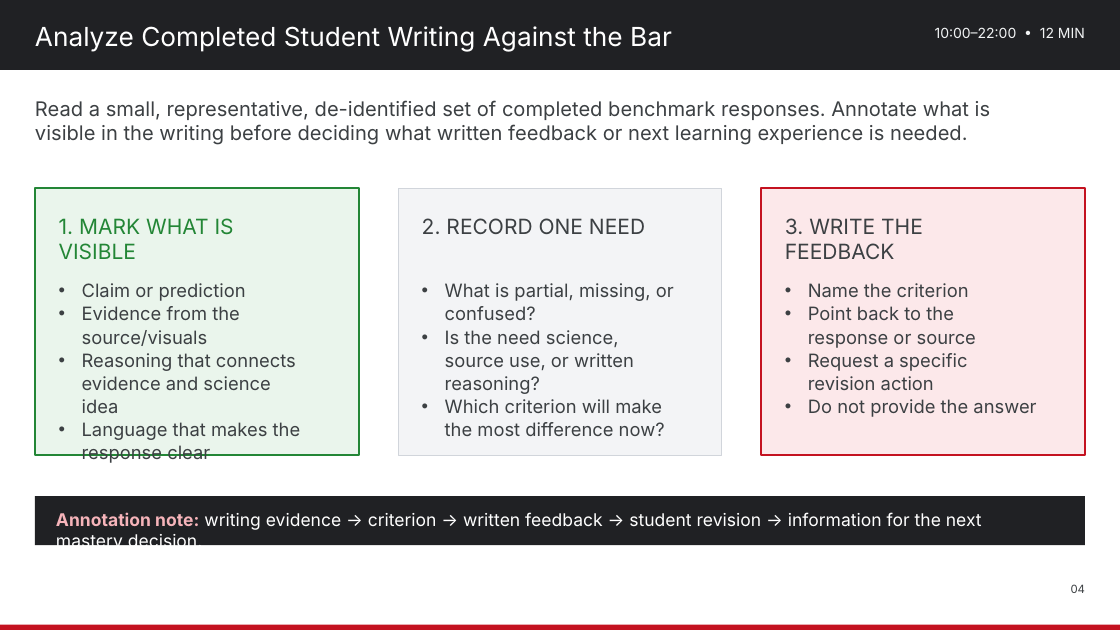
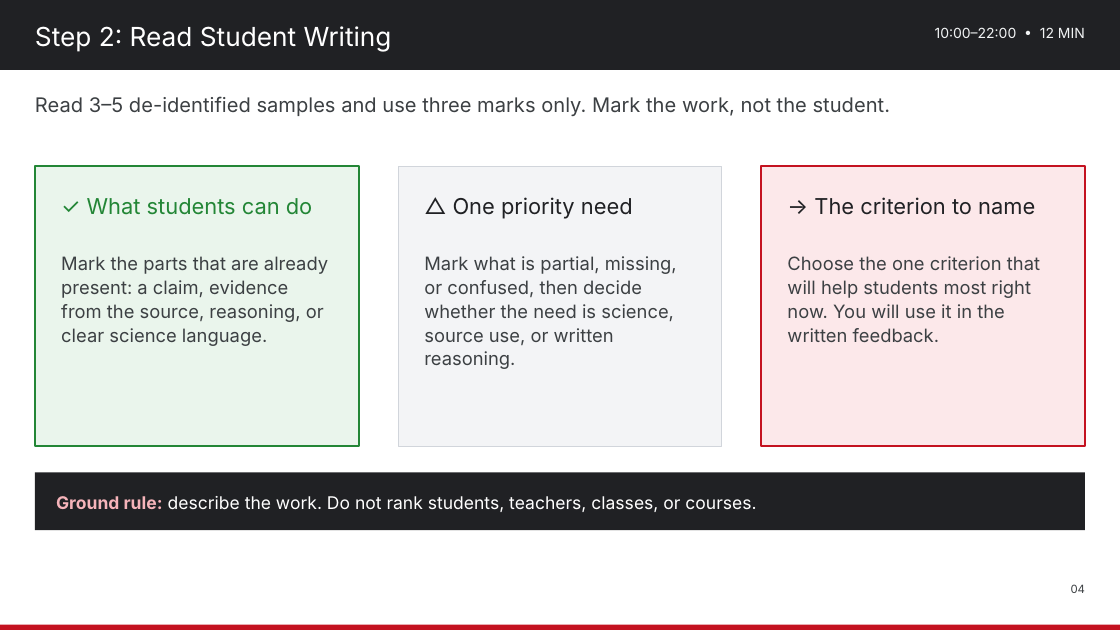
Before and after one commit to nbhs-science/nbhs-science, a slide deck: slide 4 of assets/plc/2026-10-30_Lesson_Internalization_Use_Student_Work_to_Adjust_Next_Learning_Experience.pptx. Drawn at 1120x630 pixels with LibreOffice and Linux fonts; fonts in the diff are those of the drawing. Boxes give left, top, right and bottom in pixels: in the first picture for what was removed or moved away, otherwise in the second. Text is boxed around its words. In the diff, an @@ line names an element or a change of style, - is before the commit and + after.

Commit message:
Simplify October 30 student-work PLC materials
Replace the Friday agenda and editable deck with a clear four-step routine: set the bar, read student writing, write feedback, and plan the next step.

```diff
--- a/assets/plc/2026-10-30_Lesson_Internalization_Use_Student_Work_to_Adjust_Next_Learning_Experience.pptx
+++ b/assets/plc/2026-10-30_Lesson_Internalization_Use_Student_Work_to_Adjust_Next_Learning_Experience.pptx
@@ text at (35,26,392,52): text changed @@
-Analyze Completed Student Writing Against the Bar
+Step 2: Read Student Writing
@@ text at (35,96,890,116): text changed @@
-Read a small, representative, de-identified set of completed benchmark responses. Annotate what is visible in the writing before deciding what written feedback or next learning experience is needed.
+Read 3–5 de-identified samples and use three marks only. Mark the work, not the student.
@@ rectangle: place and size @@
-rectangle at (35,188,359,455)
+rectangle at (35,166,359,446)
@@ rectangle: place and size @@
-rectangle at (398,188,722,455)
+rectangle at (398,166,722,446)
@@ rectangle: place and size @@
-rectangle at (761,188,1085,455)
+rectangle at (761,166,1085,446)
@@ text at (87,198,312,215): text changed; size 24 to 25 pt @@
-1. MARK WHAT IS VISIBLE
+✓ What students can do
@@ text at (453,197,633,219): text changed; size 24 to 25 pt; text colour #3C4043 to #202124 @@
-2. RECORD ONE NEED
+△ One priority need
@@ text at (814,197,1035,215): text changed; size 24 to 25 pt; text colour #3C4043 to #202124 @@
-3. WRITE THE FEEDBACK
+→ The criterion to name
@@ text at (61,256,328,346): text changed @@
-• Claim or prediction
-• Evidence from the source/visuals
-• Reasoning that connects evidence and science idea
-• Language that makes the response clear
+Mark the parts that are already present: a claim, evidence from the source, reasoning, or clear science language.
@@ text at (424,256,677,369): text changed @@
-• What is partial, missing, or confused?
-• Is the need science, source use, or written reasoning?
-• Which criterion will make the most difference now?
+Mark what is partial, missing, or confused, then decide whether the need is science, source use, or written reasoning.
@@ text at (787,256,1040,342): text changed @@
-• Name the criterion
-• Point back to the response or source
-• Request a specific revision action
-• Do not provide the answer
+Choose the one criterion that will help students most right now. You will use it in the written feedback.
@@ rectangle: place and size @@
-rectangle at (35,496,1085,546)
+rectangle at (35,472,1085,530)
@@ text at (56,496,756,512): text changed @@
-Annotation note: writing evidence → criterion → written feedback → student revision → information for the next mastery decision.
+Ground rule: describe the work. Do not rank students, teachers, classes, or courses.
```
Also in this commit, not shown: 5 other slides changed, 1 slide added, 1 slide removed, 1 other file.
